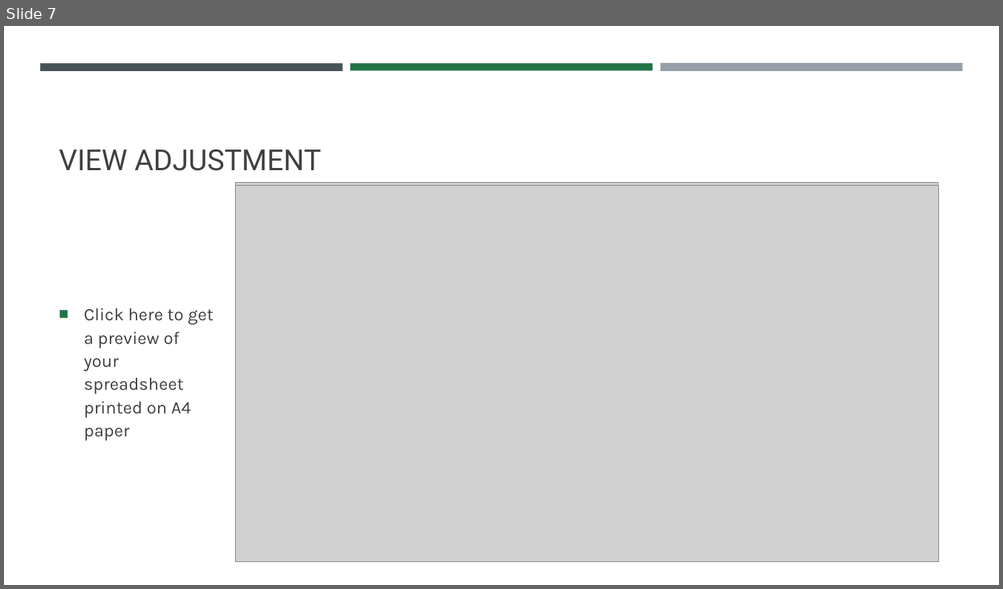
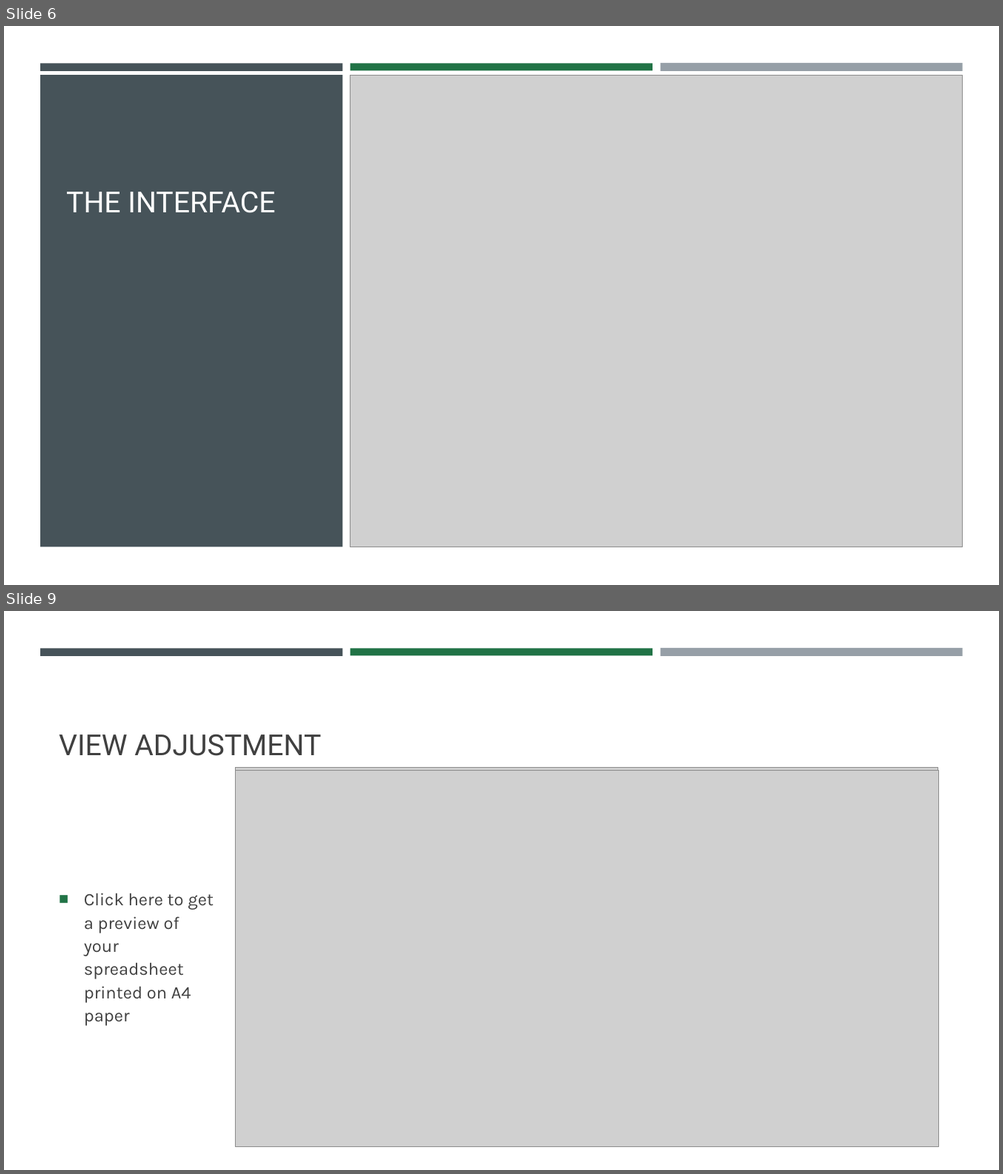
Before and after one commit to VadimAcosta/intro_to_excel, a slide deck: VAcosta_Excel_Tutorial.pptx. Shown one above the other, each under a label of ours: slide 7 before the commit, slides 6 and 9 after it; the slides between them are not shown. The pictures are 1003x589 and 1003x1174 pixels, drawn with LibreOffice and Linux fonts; fonts in the diff are those of the drawing; grey boxes stand for pictures. Boxes give left, top, right and bottom in pixels: in the first picture for what was removed or moved away, otherwise in the second. Text is boxed around its words. In the diff, an @@ line names an element or a change of style, - is before the commit and + after.

```diff
--- a/VAcosta_Excel_Tutorial.pptx
+++ b/VAcosta_Excel_Tutorial.pptx
@@ slide 6 added at [4,26,999,585], background #585753 @@
@@ rectangle added at [4,26,999,585], fill #FFFFFF @@
@@ rectangle added at [40,63,343,70], fill #465359 @@
@@ rectangle added at [350,63,652,70], fill #217346 @@
@@ rectangle added at [660,63,962,72], fill #969FA7 @@
@@ rectangle added at [40,76,343,548], fill #465359 @@
@@ picture added at [350,76,963,548] @@
@@ title added at [66,191,275,213], 28 pt, text #FFFFFF @@
+THE INTERFACE
@@ what was slide 7 is now slide 9 @@
```
Also in this commit, not shown: 4 slides changed, 6 other slides added, 1 slide removed.
